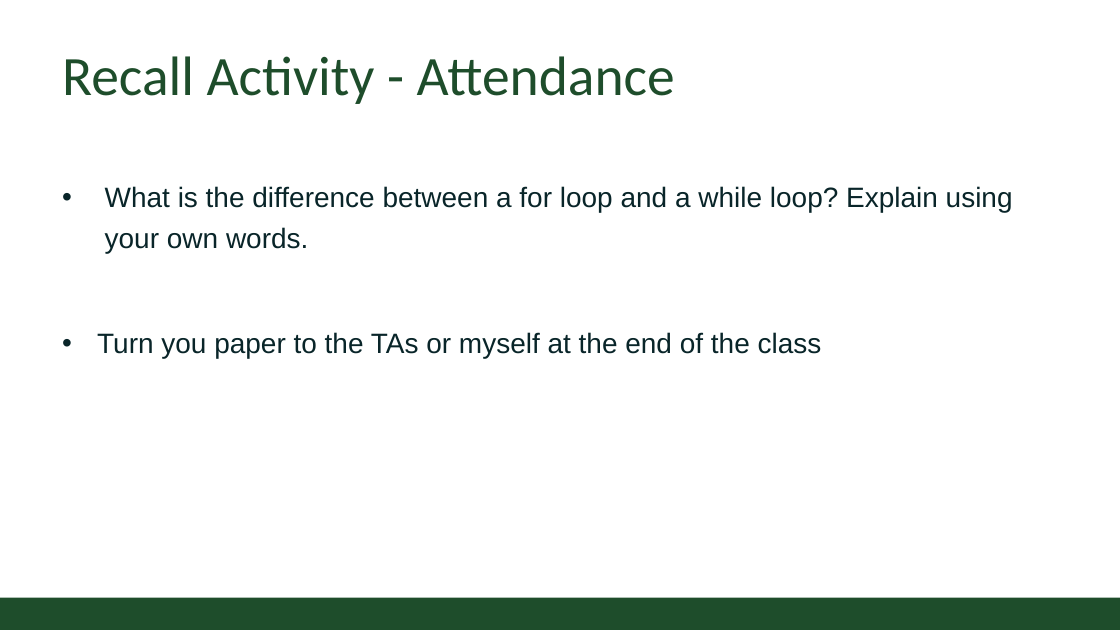
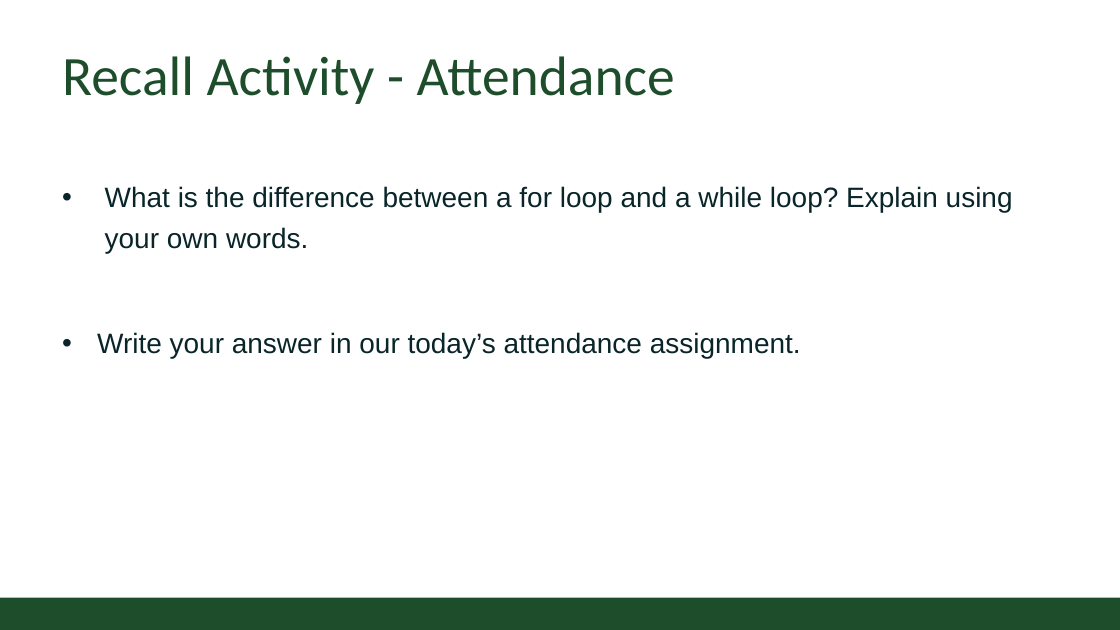
Before and after one commit to CSU-CS152/Handouts, a slide deck: slide 3 of 05_01ForLoopCS152.pptx. Drawn at 1120x630 pixels with LibreOffice and Linux fonts; fonts in the diff are those of the drawing; background and template pictures are left out. Boxes give left, top, right and bottom in pixels: in the first picture for what was removed or moved away, otherwise in the second. Text is boxed around its words. In the diff, an @@ line names an element or a change of style, - is before the commit and + after.

```diff
--- a/05_01ForLoopCS152.pptx
+++ b/05_01ForLoopCS152.pptx
@@ text at (97,332,801,358): text changed @@
-• Turn you paper to the TAs or myself at the end of the class
+• Write your answer in our today’s attendance assignment.
```
Also in this commit, not shown: 5 other files.
